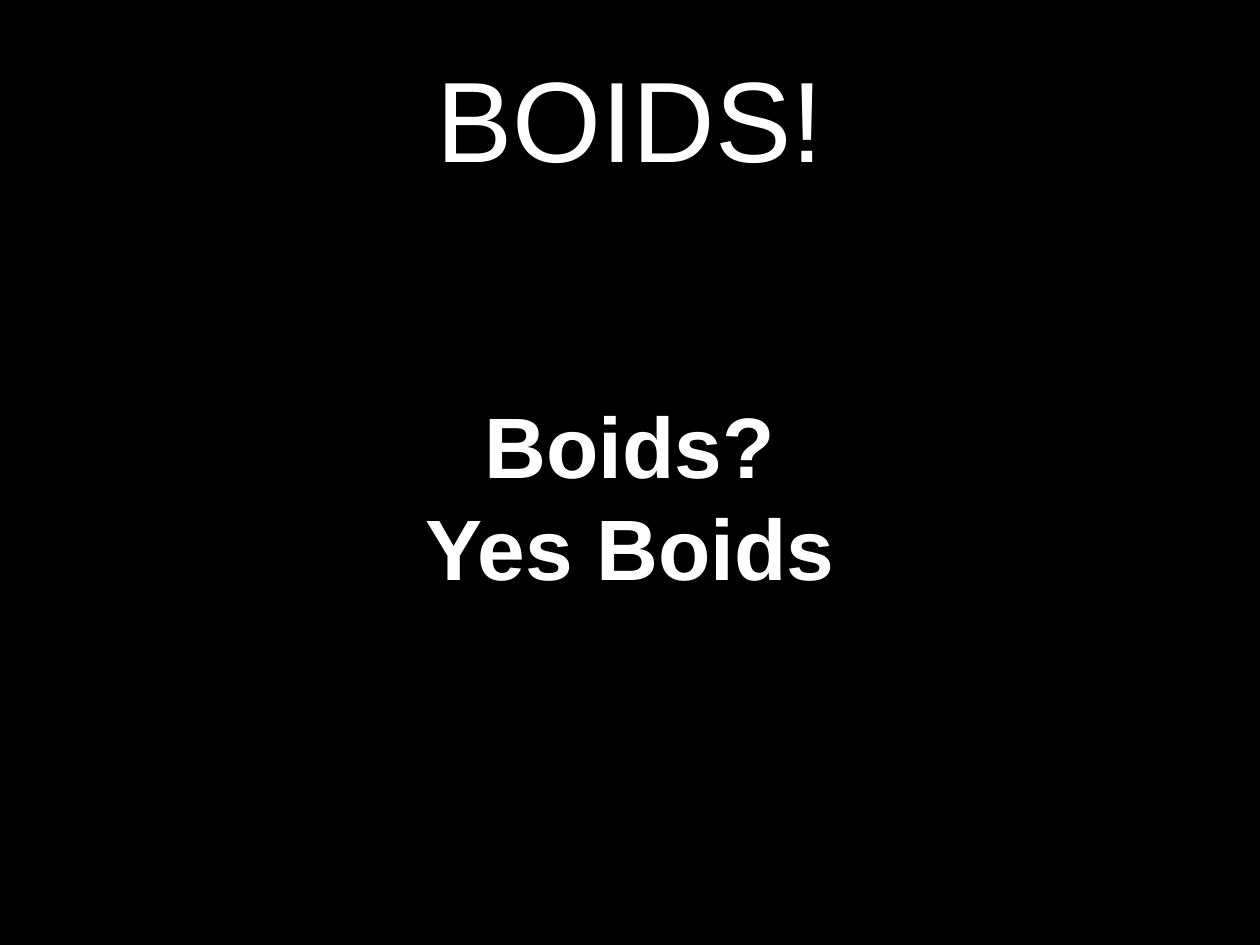
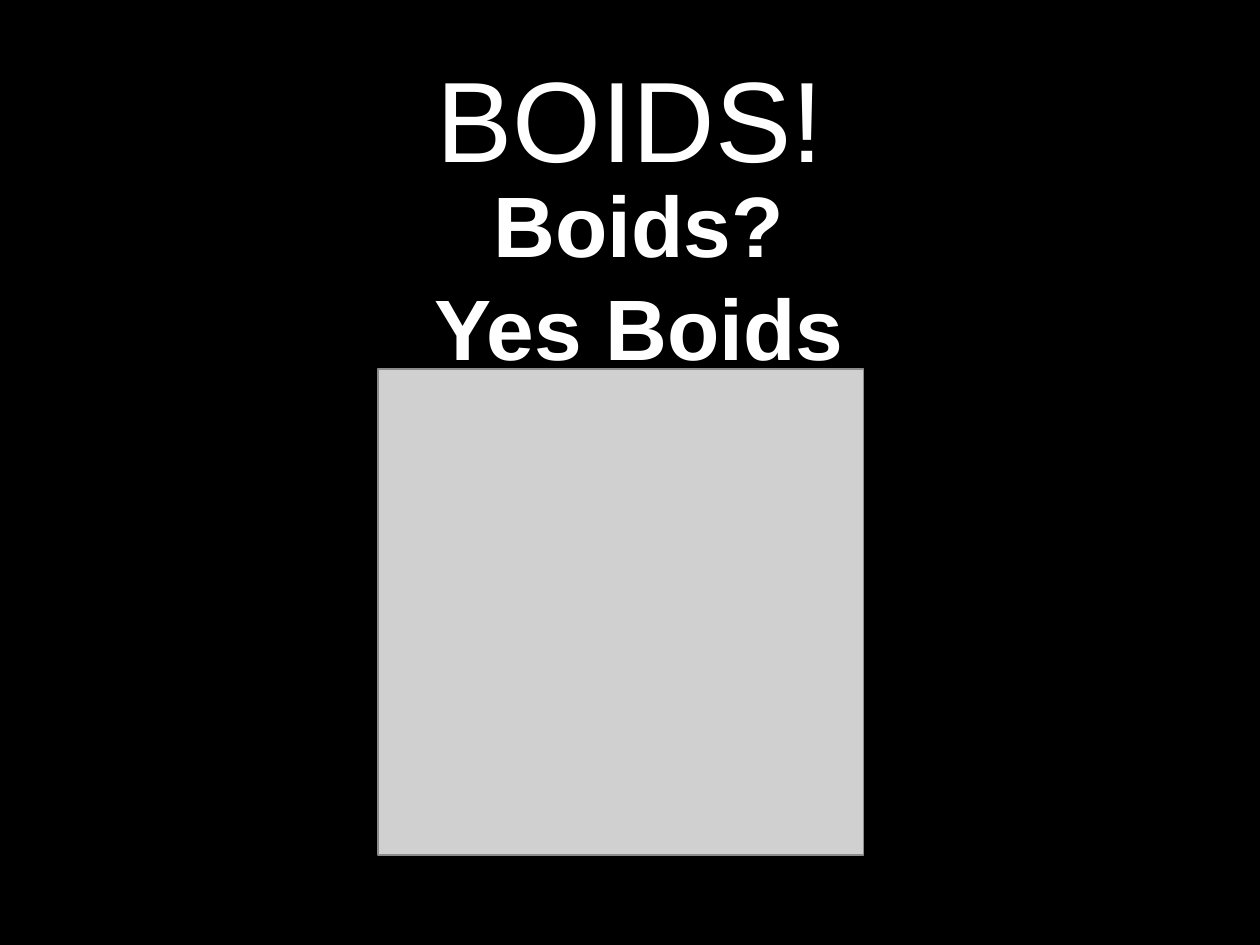
Before and after one commit to ttoocs/Cpsc565_Project, a slide deck: slide 5 of presentation/Emergent Slides.odp. Drawn at 1260x945 pixels with LibreOffice and Linux fonts; fonts in the diff are those of the drawing; grey boxes stand for pictures. Boxes give left, top, right and bottom in pixels: in the first picture for what was removed or moved away, otherwise in the second. Text is boxed around its words. In the diff, an @@ line names an element or a change of style, - is before the commit and + after.

```diff
--- a/presentation/Emergent Slides.odp
+++ b/presentation/Emergent Slides.odp
@@ subtitle "Boids?" rewrapped from box(425, 416, 835, 581) to box(434, 195, 844, 376) @@
@@ picture added at box(378, 369, 864, 855) @@
@@ picture added at box(378, 465, 846, 729) @@
```
Also in this commit, not shown: 2 other slides changed.
